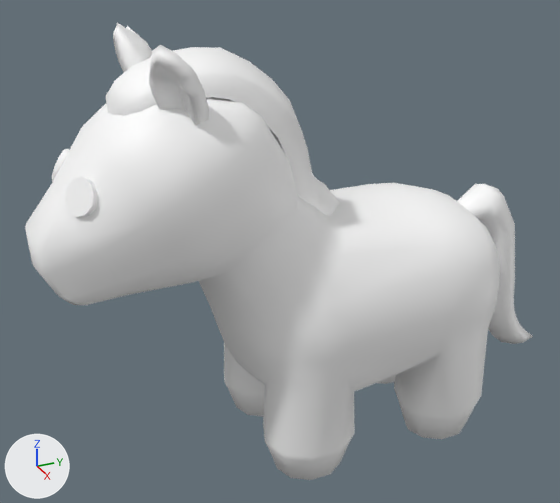
What one commit did to the FBX model Assets/Model/HorseRace/HorsePlush.fbx.
Camera for both pictures: a camera (50 mm lens) standing at (0.537, -0.313, 0.456) and looking at (-0.015, -0.065, 0.18). Lighting does not change. The marker at lower left points along +X, +Y and +Z. The first picture is the older version. Where no turn or scale is listed for an object, it has been applied to the vertices.

Objects in the first picture: 'HorsePlush'.
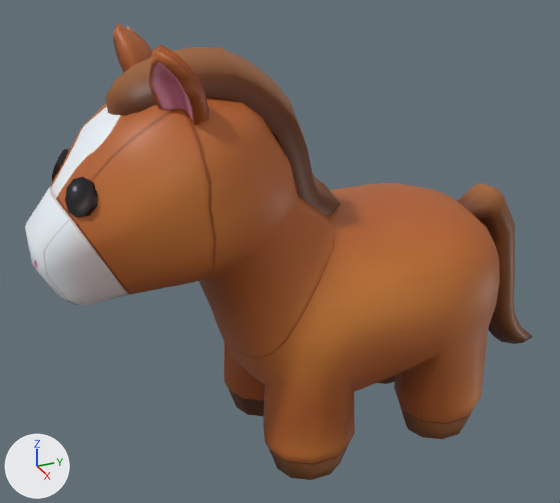
Boxes [x1, y1, x2, y2] around the edits, measured in the pictures (560 x 503 px):
'HorsePlush', surface changed (white to brown)
    both: [25, 22, 533, 480]

Patch to the scene script:
```diff
--- a/Assets/Model/HorseRace/HorsePlush.fbx.py
+++ b/Assets/Model/HorseRace/HorsePlush.fbx.py
@@ img_horse_png @@
+img_horse_png = load_image('horse.png', 'horse.png', 1024, 1024, 'sRGB')
@@ mat_horseplush @@
 mat_horseplush = principled_material('HorsePlush')
-mat_horseplush.base_color = (1.0, 1.0, 1.0)  # white #ffffff
+mat_horseplush.texture = img_horse_png  # with its transparency
```
